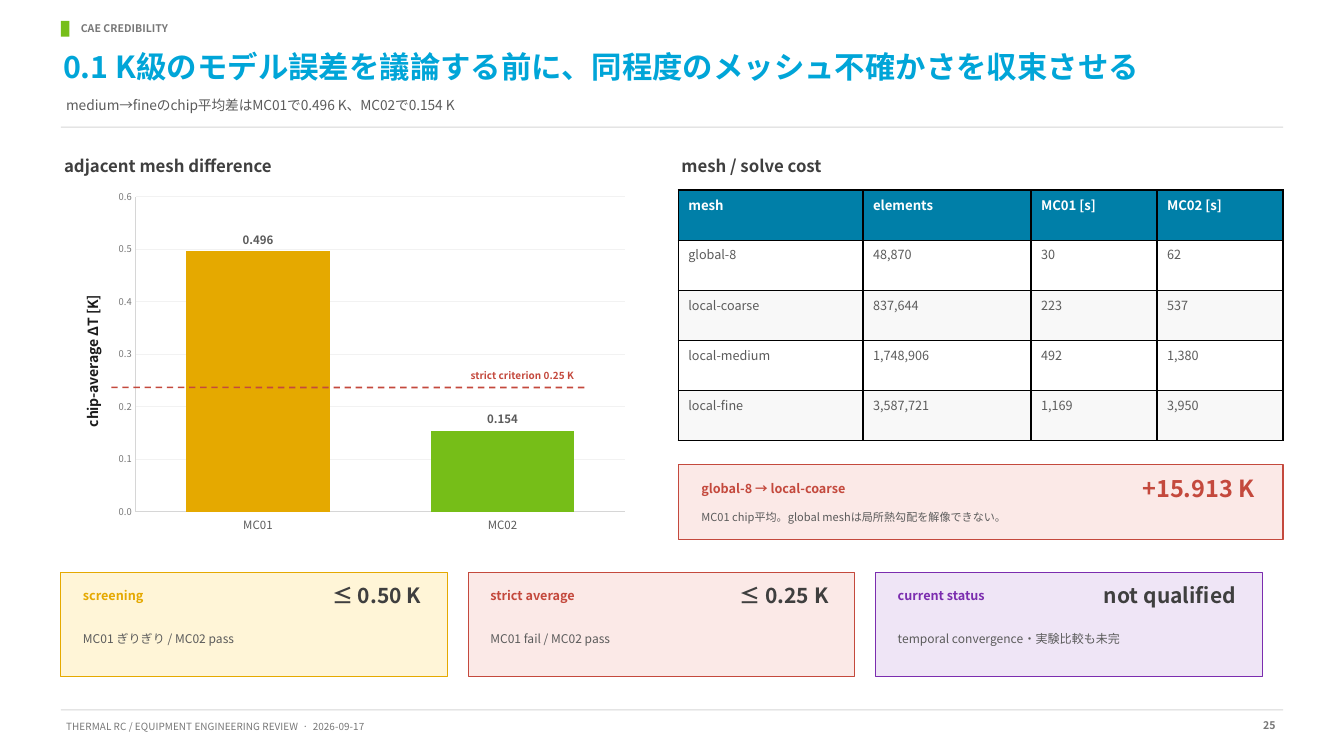
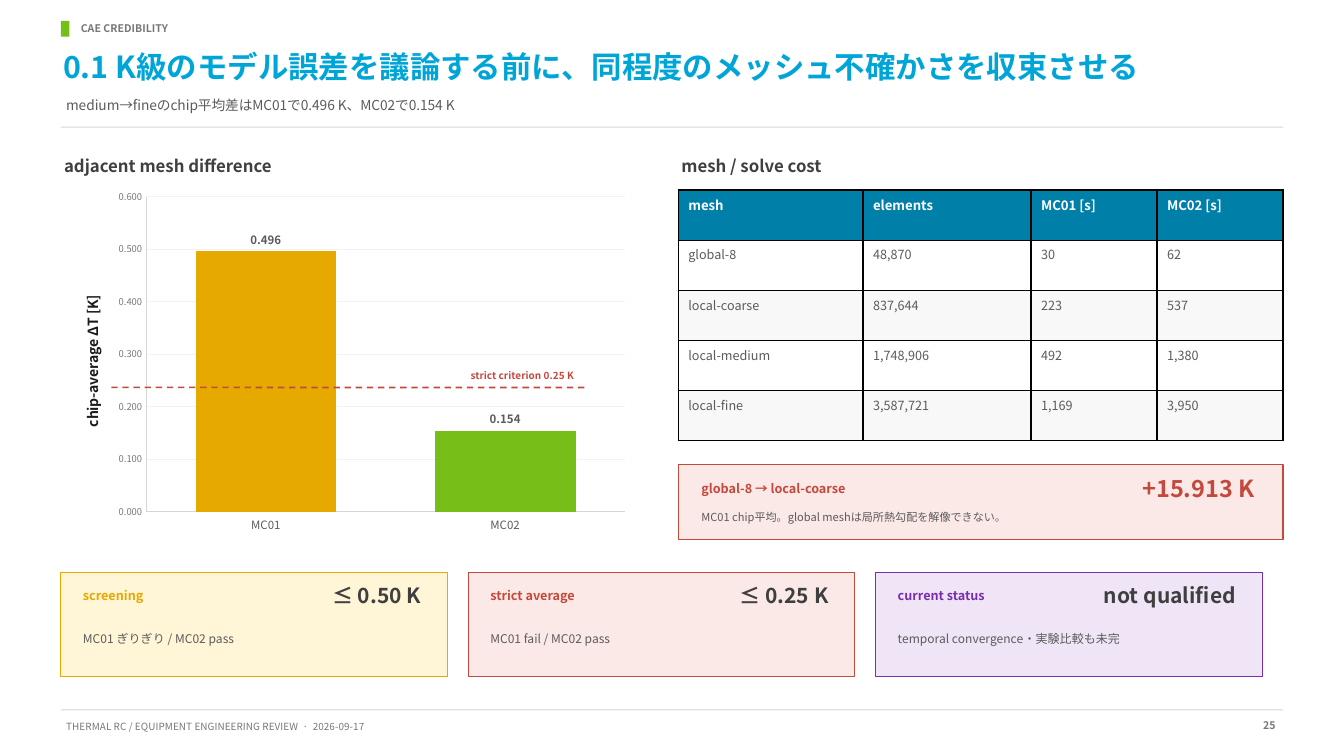
Before and after one commit to dkawa2523/heat_ML, a slide deck: slide 25 of outputs/presentation/thermal_cell_platform_engineering_review_expanded_final_20260917.pptx. Drawn at 1344x756 pixels with LibreOffice and Linux fonts; fonts in the diff are those of the drawing. Boxes give left, top, right and bottom in pixels: in the first picture for what was removed or moved away, otherwise in the second. Text is boxed around its words. In the diff, an @@ line names an element or a change of style, - is before the commit and + after.

Commit message:
fix: normalize PowerPoint files and add concise benchmark deck

```diff
--- a/outputs/presentation/thermal_cell_platform_engineering_review_expanded_final_20260917.pptx
+++ b/outputs/presentation/thermal_cell_platform_engineering_review_expanded_final_20260917.pptx
@@ column chart at bbox=[60, 182, 636, 539] @@
@@ colours of single points changed @@
@@ value axis title "chip-average ΔT [K] " to "chip-average ΔT [K]" @@
@@ category axis changed @@
@@ value axis changed @@
```
Also in this commit, not shown: 4 other slides changed, 5 other files.
